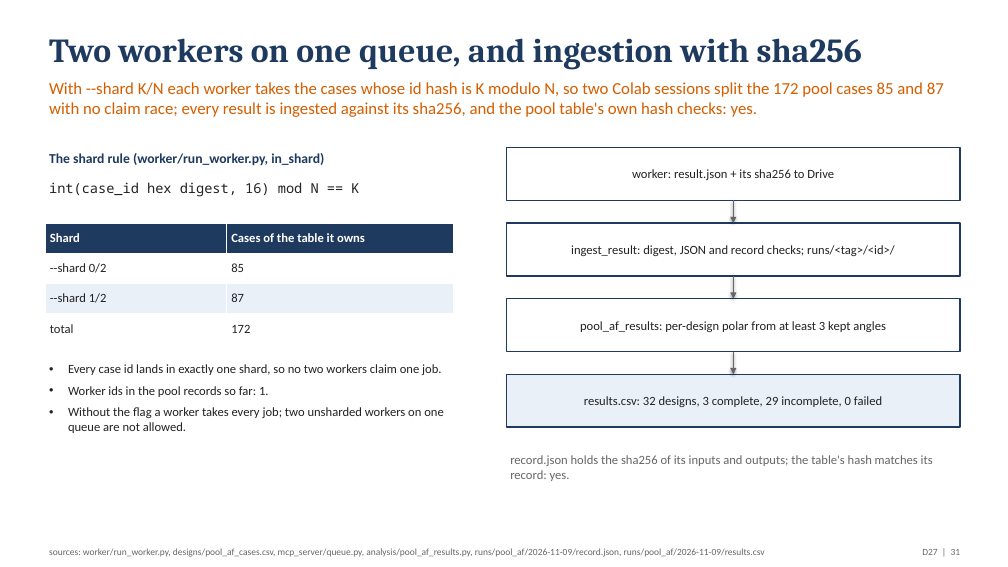
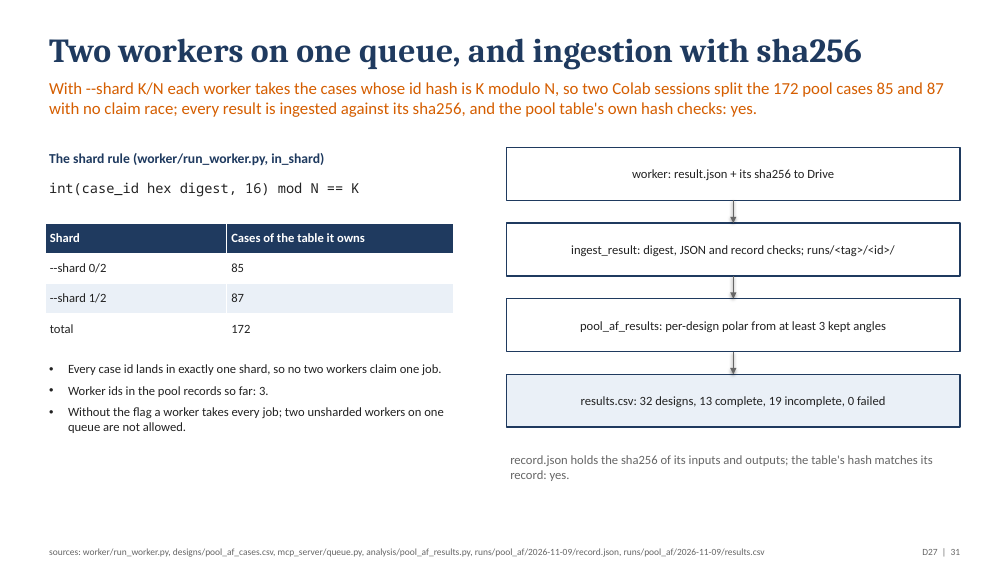
Before and after one commit to emarinhoss/ai-engineering, a slide deck: slide 31 of docs/talk/deck_drone.pptx. Drawn at 1008x567 pixels with LibreOffice and Linux fonts; fonts in the diff are those of the drawing. Boxes give left, top, right and bottom in pixels: in the first picture for what was removed or moved away, otherwise in the second. Text is boxed around its words. In the diff, an @@ line names an element or a change of style, - is before the commit and + after.

```diff
--- a/docs/talk/deck_drone.pptx
+++ b/docs/talk/deck_drone.pptx
@@ text at (68, 386, 269, 397): text changed @@
-• Worker ids in the pool records so far: 1.
+• Worker ids in the pool records so far: 3.
@@ text in rectangle at (581, 396, 885, 407): text changed @@
-results.csv: 32 designs, 3 complete, 29 incomplete, 0 failed
+results.csv: 32 designs, 13 complete, 19 incomplete, 0 failed
```
Also in this commit, not shown: 13 other slides changed, 7 other files.
